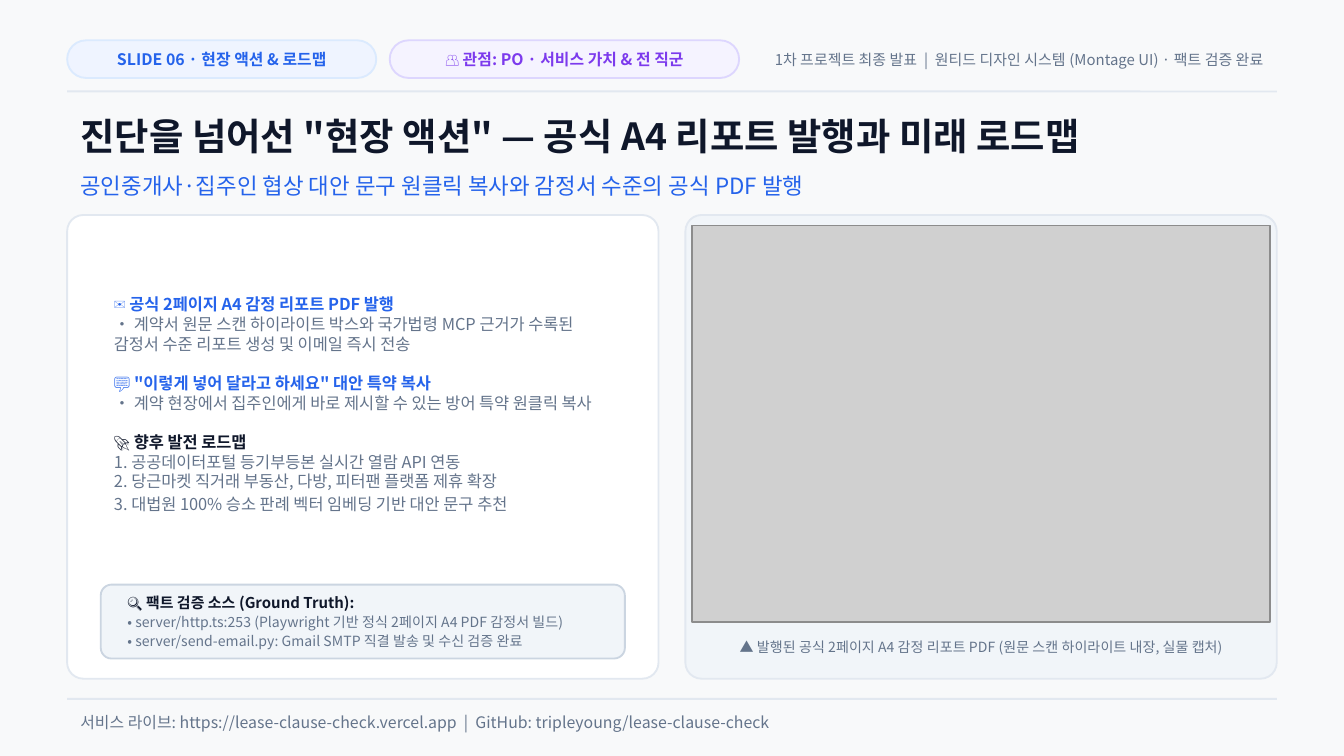
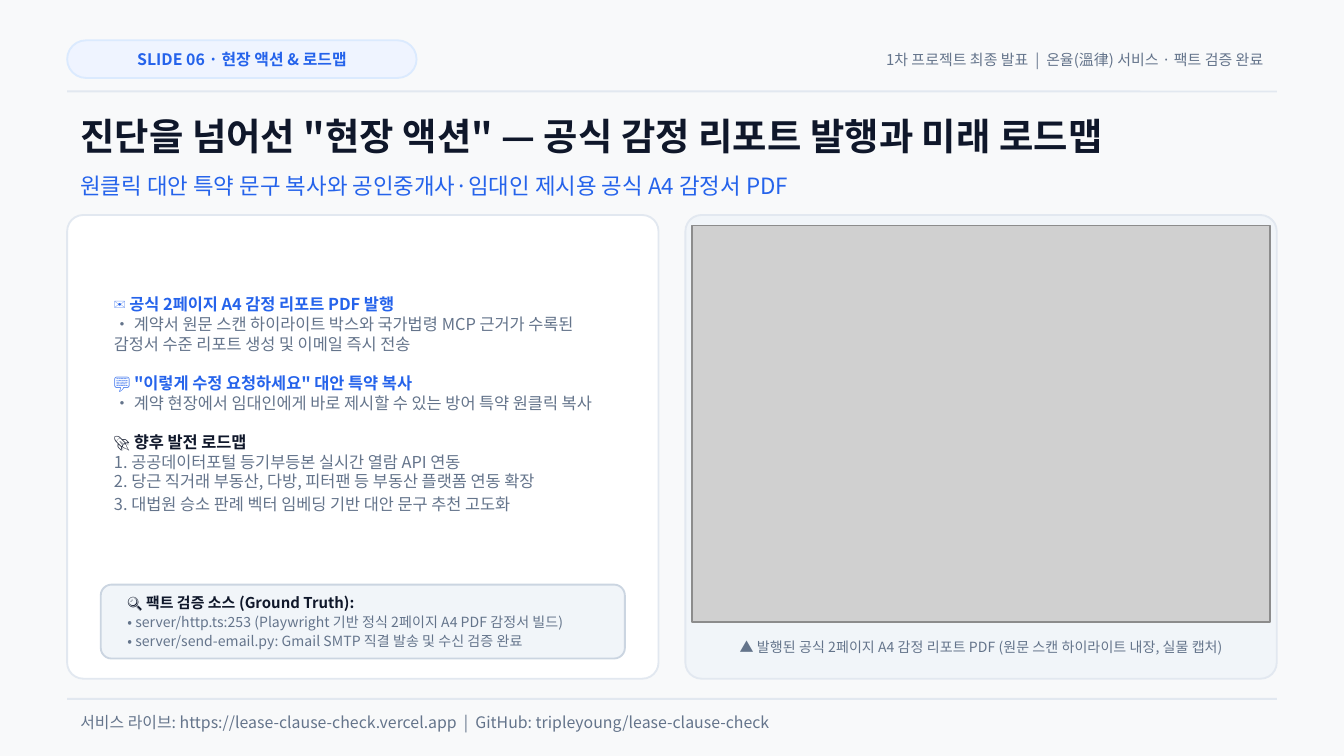
Before and after one commit to tripleyoung/lease-clause-check, a slide deck: slide 6 of submission/01_발표자료_계약서특약점검기.pptx. Drawn at 1344x756 pixels with LibreOffice and Linux fonts; fonts in the diff are those of the drawing; grey boxes stand for pictures. Boxes give left, top, right and bottom in pixels: in the first picture for what was removed or moved away, otherwise in the second. Text is boxed around its words. In the diff, an @@ line names an element or a change of style, - is before the commit and + after.

Commit message:
docs: refine presentation narrative to be natural and honest (warm paper branding + Montage SVG icons)

```diff
--- a/submission/01_발표자료_계약서특약점검기.pptx
+++ b/submission/01_발표자료_계약서특약점검기.pptx
@@ text "SLIDE 06 · 현장 액션 ..." moved from (x1=117, y1=51, x2=327, y2=67) to (x1=137, y1=51, x2=347, y2=67) @@
@@ rounded rectangle resized from (x1=67, y1=40, x2=376, y2=78) to (x1=67, y1=40, x2=417, y2=78) @@
@@ rounded rectangle removed at (x1=390, y1=40, x2=739, y2=78) @@
@@ text removed at (x1=463, y1=51, x2=683, y2=67) @@
-👥 관점: PO · 서비스 가치 & 전 직군
@@ text at (x1=886, y1=52, x2=1264, y2=68): text changed @@
-1차 프로젝트 최종 발표 | 원티드 디자인 시스템 (Montage UI) · 팩트 검증 완료
+1차 프로젝트 최종 발표 | 온율(溫律) 서비스 · 팩트 검증 완료
@@ text at (x1=80, y1=118, x2=1102, y2=154): text changed @@
-진단을 넘어선 "현장 액션" — 공식 A4 리포트 발행과 미래 로드맵
+진단을 넘어선 "현장 액션" — 공식 감정 리포트 발행과 미래 로드맵
@@ text at (x1=80, y1=175, x2=788, y2=196): text changed @@
-공인중개사·집주인 협상 대안 문구 원클릭 복사와 감정서 수준의 공식 PDF 발행
+원클릭 대안 특약 문구 복사와 공인중개사·임대인 제시용 공식 A4 감정서 PDF
@@ text at (x1=114, y1=296, x2=592, y2=512): text changed @@
-✉️ 공식 2페이지 A4 감정 리포트 PDF 발행
-• 계약서 원문 스캔 하이라이트 박스와 국가법령 MCP 근거가 수록된 감정서 수준 리포트 생성 및 이메일 즉시 전송
-💬 "이렇게 넣어 달라고 하세요" 대안 특약 복사
-• 계약 현장에서 집주인에게 바로 제시할 수 있는 방어 특약 원클릭 복사
-🚀 향후 발전 로드맵
-1. 공공데이터포털 등기부등본 실시간 열람 API 연동
-2. 당근마켓 직거래 부동산, 다방, 피터팬 플랫폼 제휴 확장
-3. 대법원 100% 승소 판례 벡터 임베딩 기반 대안 문구 추천
+✉️ 공식 2페이지 A4 감정 리포트 PDF 발행
+• 계약서 원문 스캔 하이라이트 박스와 국가법령 MCP 근거가 수록된 감정서 수준 리포트 생성 및 이메일 즉시 전송
+💬 "이렇게 수정 요청하세요" 대안 특약 복사
+• 계약 현장에서 임대인에게 바로 제시할 수 있는 방어 특약 원클릭 복사
+🚀 향후 발전 로드맵
+1. 공공데이터포털 등기부등본 실시간 열람 API 연동
+2. 당근 직거래 부동산, 다방, 피터팬 등 부동산 플랫폼 연동 확장
+3. 대법원 승소 판례 벡터 임베딩 기반 대안 문구 추천 고도화
```
Also in this commit, not shown: 5 other slides changed, 7 other files.
